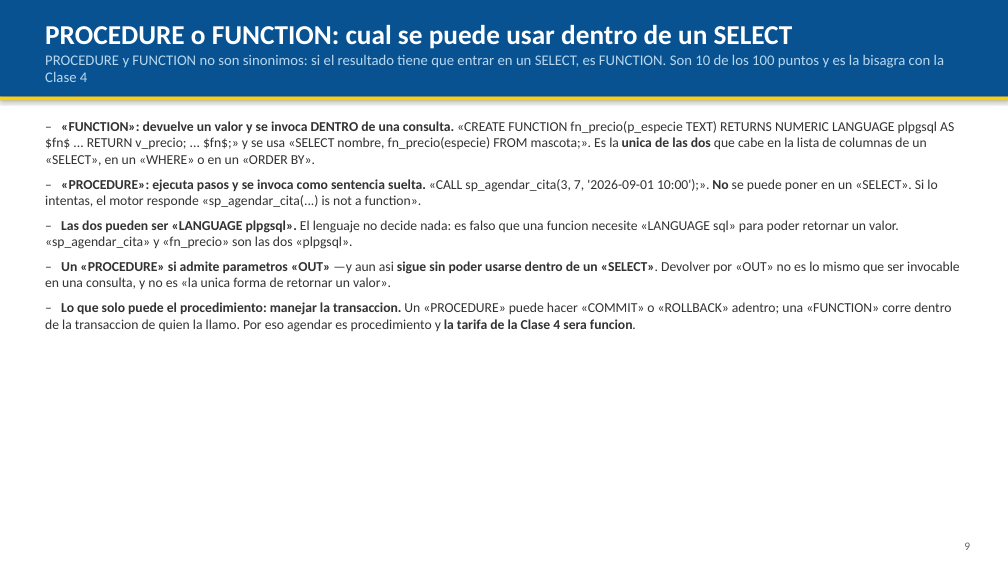
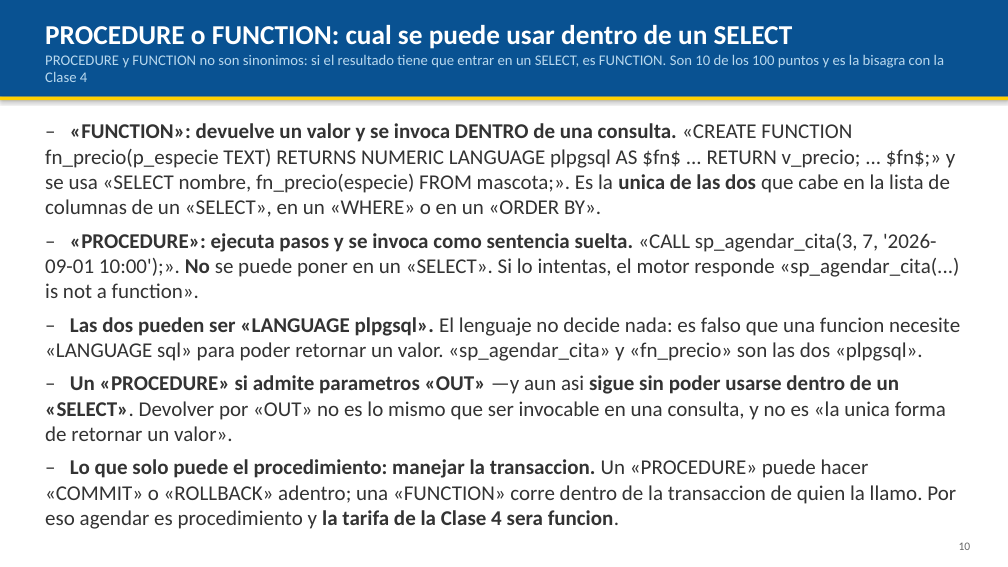
Before and after one commit to AndresDFX/UNIAJ, a slide deck: slide 10 of Bases de Datos II/Clases/Clase 3 - Procedimientos almacenados/Presentacion.pptx (slide 9 before the commit). Drawn at 1008x567 pixels with LibreOffice and Linux fonts; fonts in the diff are those of the drawing. Boxes give left, top, right and bottom in pixels: in the first picture for what was removed or moved away, otherwise in the second. Text is boxed around its words. In the diff, an @@ line names an element or a change of style, - is before the commit and + after.

```diff
--- a/Bases de Datos II/Clases/Clase 3 - Procedimientos almacenados/Presentacion.pptx
+++ b/Bases de Datos II/Clases/Clase 3 - Procedimientos almacenados/Presentacion.pptx
@@ text "– «FUNCTION»: devuelve un valor ..." at box(45, 123, 960, 529): size 13 to 20 pt @@
@@ text at box(959, 542, 971, 550): text changed @@
-9
+10
```
Also in this commit, not shown: 13 other slides changed, 1 slide added, 4 other files.
